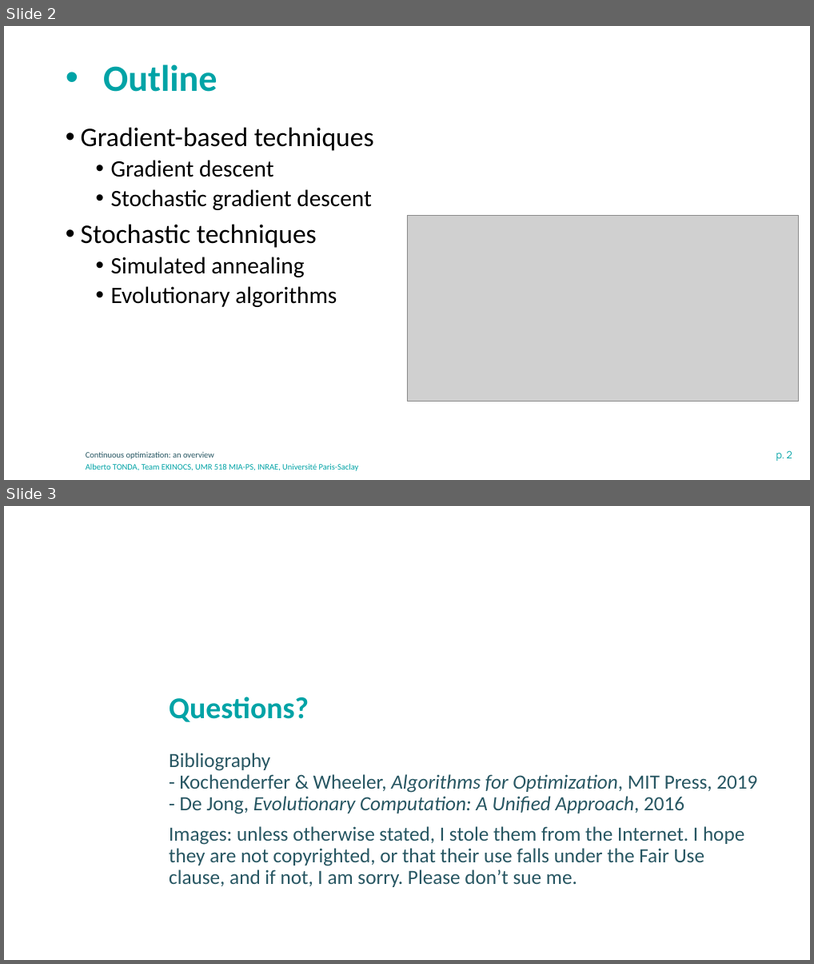
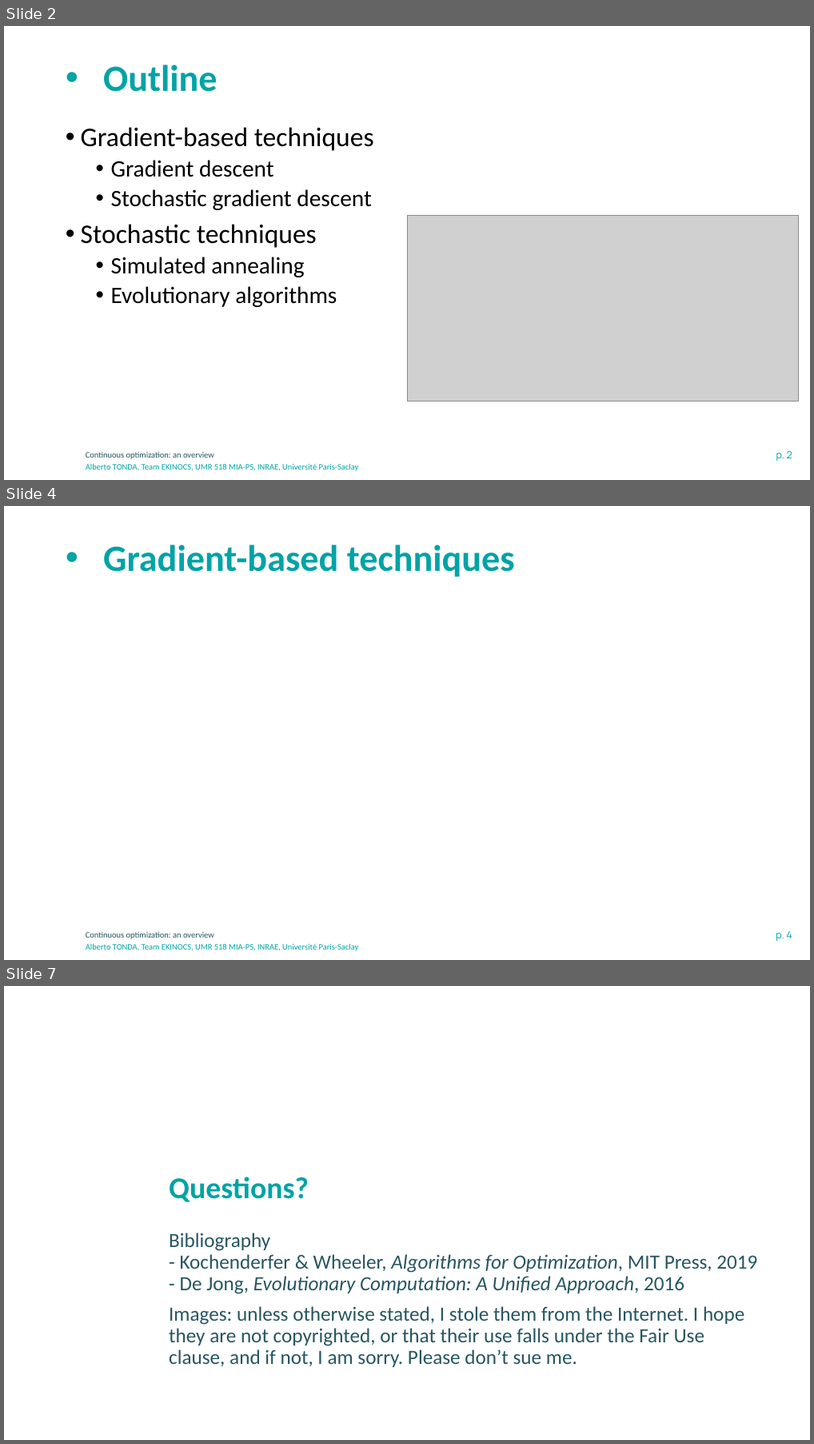
Before and after one commit to albertotonda/teaching, a slide deck: optimization-methods-for-artificial-intelligence/optimization-continuous.pptx. Shown one above the other, each under a label of ours: slides 2 and 3 before the commit, slides 2, 4 and 7 after it; the slides between them are not shown. The pictures are 814x964 and 814x1444 pixels, drawn with LibreOffice and Linux fonts; fonts in the diff are those of the drawing; grey boxes stand for pictures; background and template pictures are left out. Boxes give left, top, right and bottom in pixels: in the first picture for what was removed or moved away, otherwise in the second. Text is boxed around its words. In the diff, an @@ line names an element or a change of style, - is before the commit and + after.

```diff
--- a/optimization-methods-for-artificial-intelligence/optimization-continuous.pptx
+++ b/optimization-methods-for-artificial-intelligence/optimization-continuous.pptx
@@ slide 4 added at (4, 506, 810, 960), background #FFFFFF; not listed: 3 template elements that a slide beside it also shows @@
@@ title added at (103, 544, 515, 577), 44 pt, text #00A3A6, bold @@
+• Gradient-based techniques
@@ what was slide 3 is now slide 7 @@
```
Also in this commit, not shown: 3 other slides added, 4 other files.
